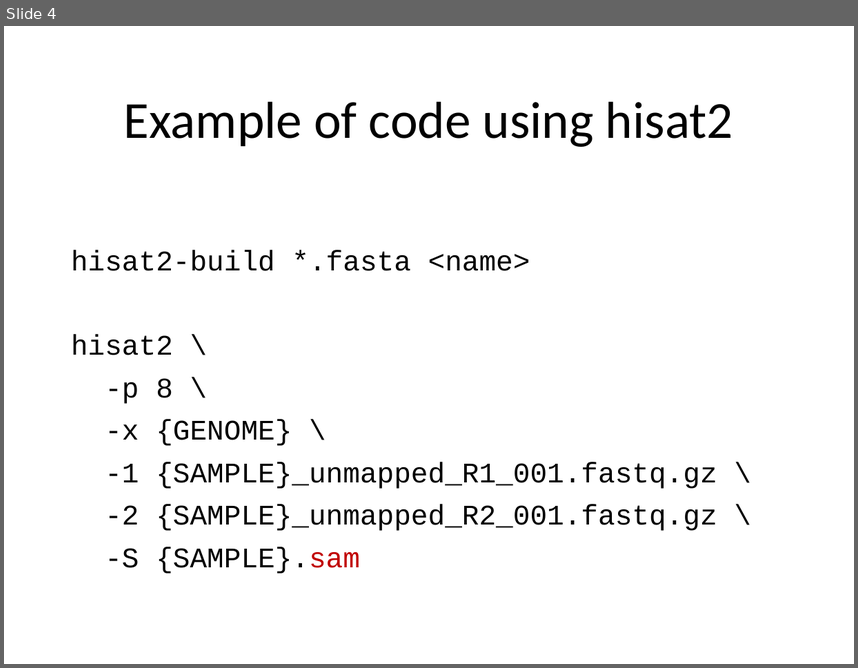
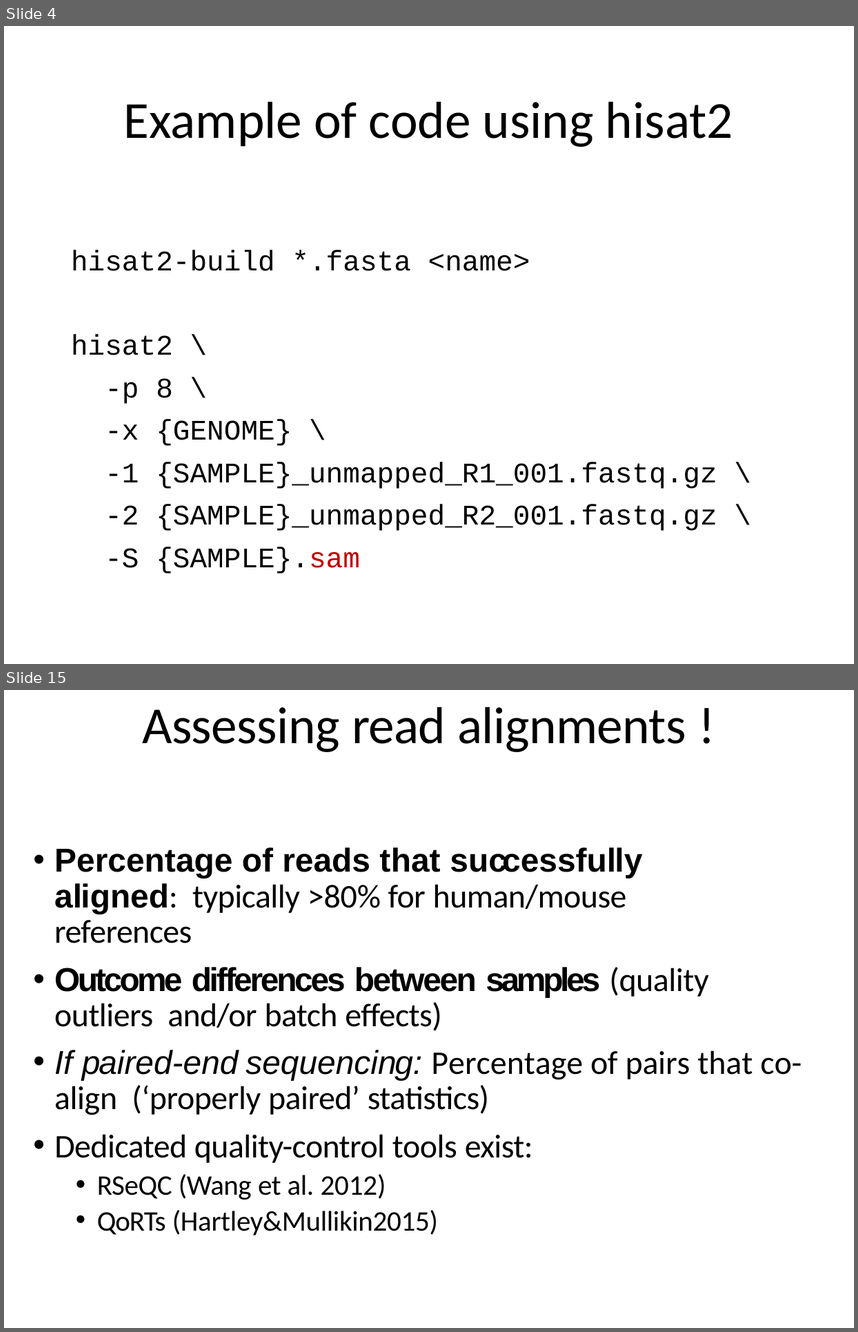
Before and after one commit to PRodriguez19/Intro-to-rnaseq, a slide deck: lectures/Lecture9-MMG232.pptx. Shown one above the other, each under a label of ours: slide 4 before the commit, slides 4 and 15 after it; the slides between them are not shown. The pictures are 858x668 and 858x1332 pixels, drawn with LibreOffice and Linux fonts; fonts in the diff are those of the drawing. Boxes give left, top, right and bottom in pixels: in the first picture for what was removed or moved away, otherwise in the second. Text is boxed around its words. In the diff, an @@ line names an element or a change of style, - is before the commit and + after.

```diff
--- a/lectures/Lecture9-MMG232.pptx
+++ b/lectures/Lecture9-MMG232.pptx
@@ slide 15 added at [4,690,854,1328], background #FFFFFF @@
@@ title added at [142,707,686,752], 44 pt, text #000000 @@
+Assessing read alignments !
@@ text added at [54,847,802,1199], 28 pt, text #000000 @@
+• Percentage of reads that successfully aligned: typically >80% for human/mouse references
+• Outcome differences between samples (quality outliers and/or batch effects)
+• If paired-end sequencing: Percentage of pairs that co-align (‘properly paired’ statistics)
+• Dedicated quality-control tools exist:
+  • RSeQC (Wang et al. 2012)
+  • QoRTs (Hartley&Mullikin2015)
```
Also in this commit, not shown: 10 other slides added, 2 other files.
